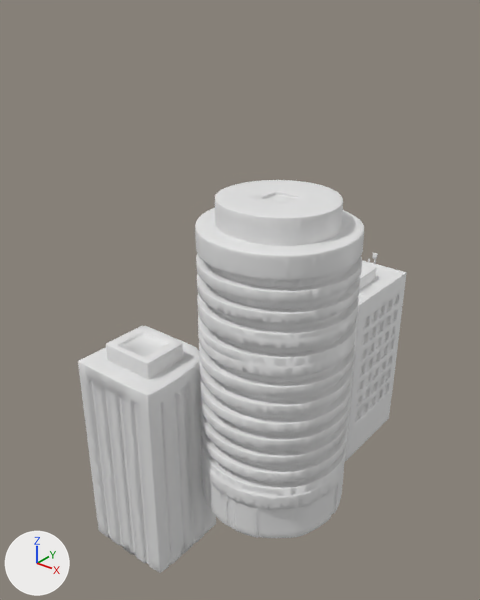
Before and after pictures for a commit that changed the glTF model vehicle-demo/public/website-assets/futuristic_city.glb.
The view is the same before and after, from a 50 mm camera at (0.873, -1.316, 0.884) aimed at (-0.1, -0.1, 0.13). The axes (+X, +Y, +Z) are drawn at lower left. The lights are the same throughout. Where no turn or scale is listed for an object, it has been applied to the vertices.

In view in the first picture: 'tripo_part_0', 'tripo_part_2', 'tripo_part_7'.
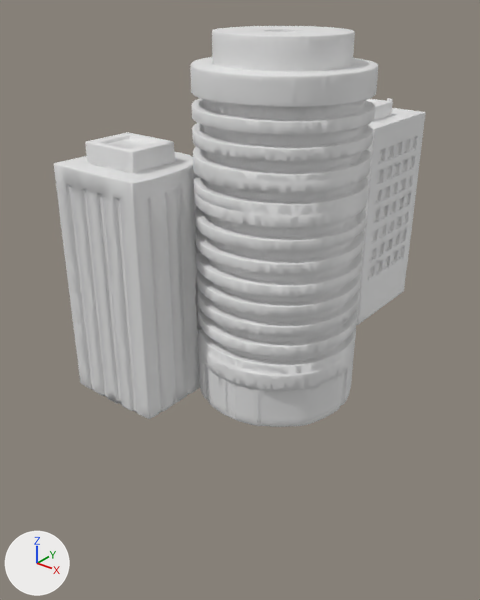
Pixel boxes (x1, y1, x2, y2) of what changed, in the pictures (480 x 600 px):
'tripo_part_2', moved: before (195, 180, 364, 538); after (190, 26, 378, 427)
'tripo_part_0', moved: before (78, 326, 216, 573); after (54, 132, 201, 419)
'tripo_part_7', moved: before (345, 253, 407, 461); after (356, 98, 426, 325)

The change, as a list of edits to the scene's bpy script:
```text
Change ob_tripo_part_0:
    ob_tripo_part_0.location: (0.0, 0.0, 0.0) -> (0.0, 0.0, 0.472)
Change ob_tripo_part_7:
    ob_tripo_part_7.location: (0.0, 0.0, 0.0) -> (0.0, 0.0, 0.478)
Change ob_tripo_part_2:
    ob_tripo_part_2.location: (0.0, 0.0, 0.0) -> (0.0, 0.0, 0.325)
```
